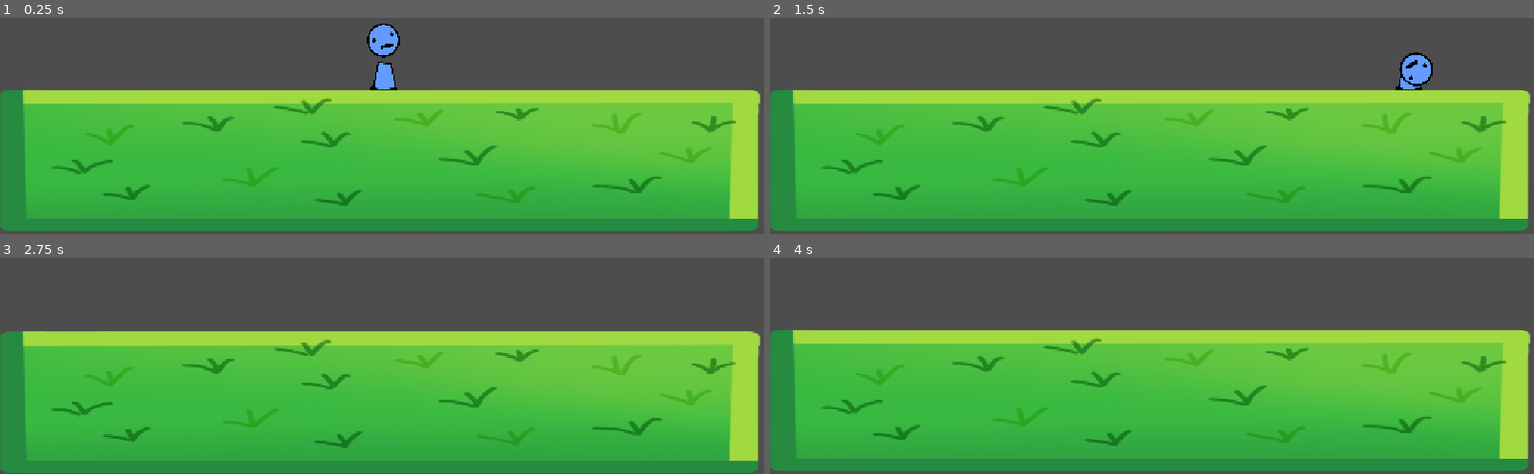
Above: before the commit, frames 1-4 (two rows, left to right).
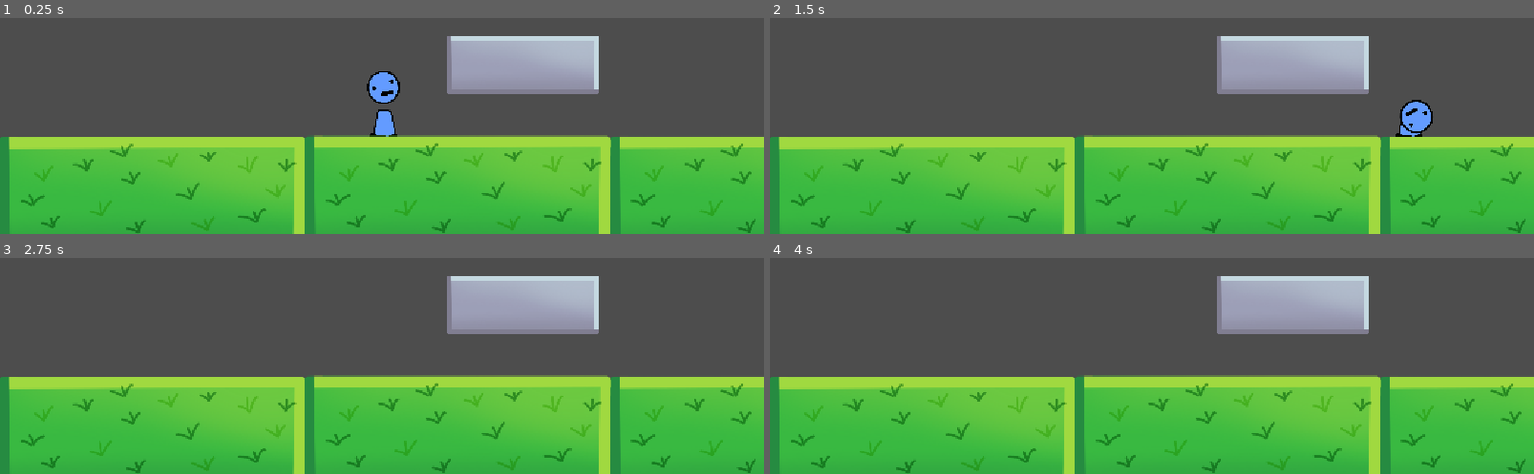
Above: after the commit, the same moments.

Repository: average4136/head-over-heels-game
Game: Godot game, scene res://Scenes/playtest_level.tscn
The game is run twice, just before and just after one commit, with the same random seed, the same clock (stepped at 60 frames per second) and the same inputs. This scene is started directly instead of the project's main scene.
Inputs:
- Up to frame 1 (0.25 s): no input
- Up to frame 2 (1.5 s): tap Enter (ui_accept) at 0.5 s; hold D (move_right) from 0.53 s (still down); tap Space (jump) at 0.77 s
- Up to frame 3 (2.75 s): tap Space (jump) at 1.52 s; release D (move_right) at 2.03 s; hold A (move_left) from 2.03 s (still down)
- Up to frame 4 (4 s): release A (move_left) at 2.78 s; hold D (move_right) from 2.78 s (still down); tap Space (jump) at 3.02, 3.77 s

The runs differ from the first frame. In frame 1, 52% of the frame differs, in the area x 0-100%, y 2-100%; in frame 2, 52%; in frame 3, 50%; in frame 4, 51%.

Commit message:
added some assets, fixed folder structure

Diff:
--- a/Scenes/Guy.tscn
+++ b/Scenes/Entities/Guy.tscn
@@ -53,6 +53,9 @@
 zoom = Vector2(0.5, 0.5)
 limit_left = 0
 limit_right = 0
+drag_vertical_enabled = true
+drag_vertical_offset = -1.0
+drag_bottom_margin = 0.41
 
 [node name="Head" type="RigidBody2D" parent="Character physics (node2d)" unique_id=1180459420]
 position = Vector2(4, -59)
--- /dev/null
+++ b/Scenes/Objects/stone_platform.tscn
@@ -0,0 +1,17 @@
+[gd_scene format=3 uid="uid://bqg68mukgpldk"]
+
+[ext_resource type="Texture2D" uid="uid://18fofanlpi3m" path="res://Assets/Hannah's Drawn Assets/stone block.png" id="1_m3v05"]
+
+[sub_resource type="RectangleShape2D" id="RectangleShape2D_00yqa"]
+size = Vector2(460.52563, 176)
+
+[node name="Stone platform" type="StaticBody2D" unique_id=107939614]
+
+[node name="Sprite2D" type="Sprite2D" parent="." unique_id=718035827]
+position = Vector2(224.02563, 82.928345)
+scale = Vector2(0.5, 0.5)
+texture = ExtResource("1_m3v05")
+
+[node name="CollisionShape2D" type="CollisionShape2D" parent="." unique_id=13148116]
+position = Vector2(220.26282, 88.6189)
+shape = SubResource("RectangleShape2D_00yqa")
--- a/Scenes/playtest_level.tscn
+++ b/Scenes/playtest_level.tscn
@@ -1,7 +1,8 @@
 [gd_scene format=3 uid="uid://5rgbom8l51lt"]
 
-[ext_resource type="PackedScene" uid="uid://bxxdsh4xifwoa" path="res://Scenes/Guy.tscn" id="1_h3lg6"]
+[ext_resource type="PackedScene" uid="uid://bxxdsh4xifwoa" path="res://Scenes/Entities/Guy.tscn" id="1_h3lg6"]
 [ext_resource type="Texture2D" uid="uid://bvhsuxpp5ta4c" path="res://Assets/Hannah's Drawn Assets/grass block.png" id="2_iabvn"]
+[ext_resource type="PackedScene" uid="uid://bqg68mukgpldk" path="res://Scenes/Objects/stone_platform.tscn" id="3_h3lg6"]
 
 [sub_resource type="WorldBoundaryShape2D" id="WorldBoundaryShape2D_00yqa"]
 
@@ -15,7 +16,17 @@
 [node name="CollisionShape2D" type="CollisionShape2D" parent="StaticBody2D" unique_id=1565396655]
 shape = SubResource("WorldBoundaryShape2D_00yqa")
 
-[node name="Sprite2D" type="Sprite2D" parent="StaticBody2D/CollisionShape2D" unique_id=755891392]
-position = Vector2(1.5000305, 212)
-scale = Vector2(2.482438, 1.2070707)
+[node name="GrassBlock3" type="Sprite2D" parent="StaticBody2D/CollisionShape2D" unique_id=685390045]
+position = Vector2(1153, 174)
 texture = ExtResource("2_iabvn")
+
+[node name="GrassBlock" type="Sprite2D" parent="StaticBody2D/CollisionShape2D" unique_id=467663871]
+position = Vector2(-689, 175)
+texture = ExtResource("2_iabvn")
+
+[node name="GrassBlock2" type="Sprite2D" parent="StaticBody2D/CollisionShape2D" unique_id=364993220]
+position = Vector2(232, 173)
+texture = ExtResource("2_iabvn")
+
+[node name="Stone platform" parent="." unique_id=107939614 instance=ExtResource("3_h3lg6")]
+position = Vector2(205, -306)
Renamed: Scenes/character.tscn -> Scenes/Entities/character.tscn
